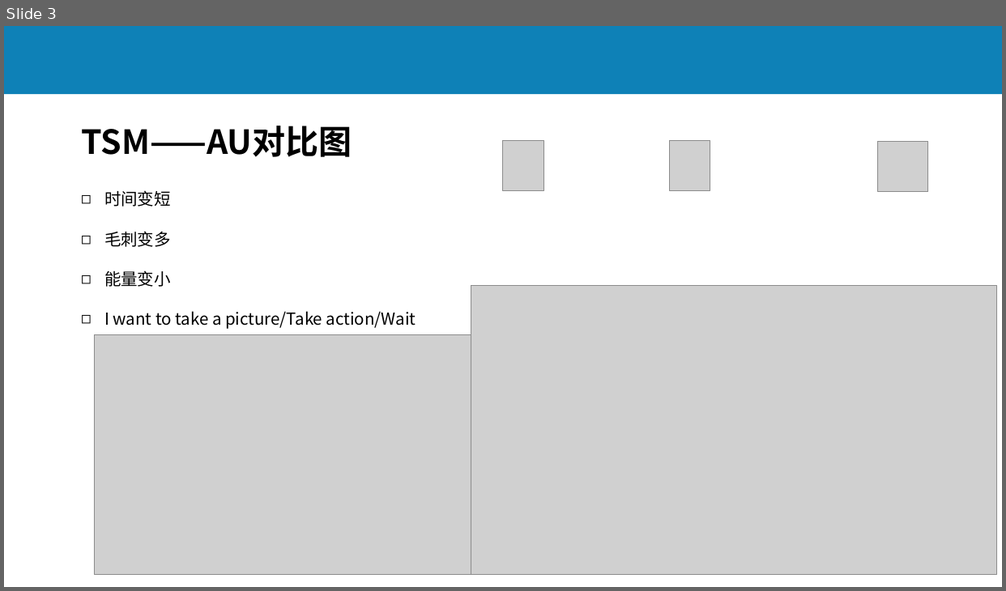
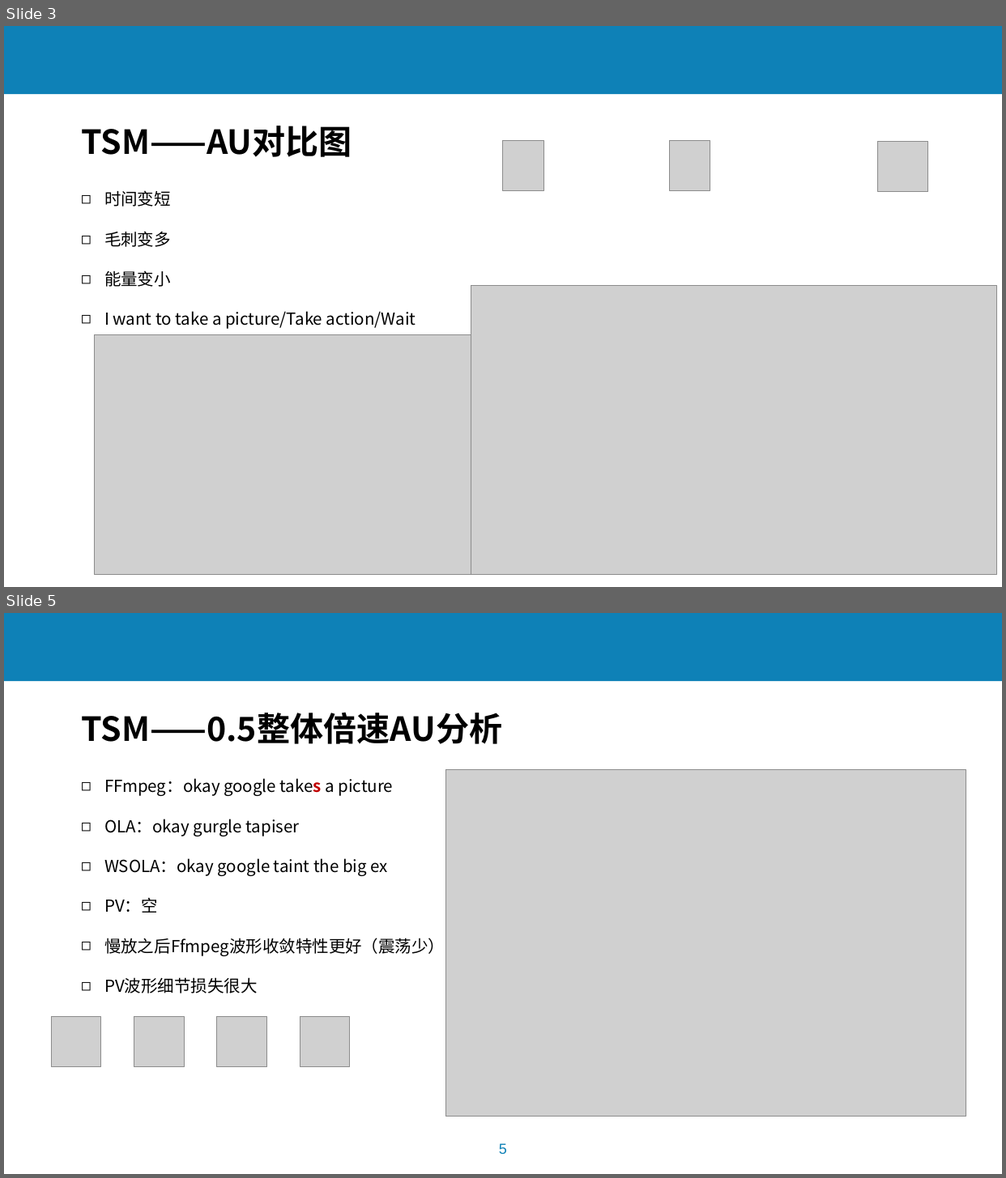
Before and after one commit to lchmoxing/audio_tsm_test, a slide deck: documents/基于音频预处理过程的语音识别系统攻击5.6_brief.pptx. Shown one above the other, each under a label of ours: slide 3 before the commit, slides 3 and 5 after it; the slides between them are not shown. The pictures are 1006x591 and 1006x1178 pixels, drawn with LibreOffice and Linux fonts; fonts in the diff are those of the drawing; grey boxes stand for pictures; background and template pictures are left out. Boxes give left, top, right and bottom in pixels: in the first picture for what was removed or moved away, otherwise in the second. Text is boxed around its words. In the diff, an @@ line names an element or a change of style, - is before the commit and + after.

```diff
--- a/documents/基于音频预处理过程的语音识别系统攻击5.6_brief.pptx
+++ b/documents/基于音频预处理过程的语音识别系统攻击5.6_brief.pptx
@@ slide 5 added at [4, 613, 1002, 1174], background #FFFFFF; not listed: 2 template elements that a slide beside it also shows @@
@@ text added at [81, 712, 502, 744], 32 pt, text #000000, bold @@
+TSM——0.5整体倍速AU分析
@@ text added at [104, 778, 445, 994], 16 pt, text #000000 @@
+◻ FFmpeg：okay google takes a picture
+◻ OLA：okay gurgle tapiser
+◻ WSOLA：okay google taint the big ex
+◻ PV：空
+◻ 慢放之后Ffmpeg波形收敛特性更好（震荡少）
+◻ PV波形细节损失很大
@@ picture added at [445, 769, 966, 1117] @@
@@ picture added at [51, 1017, 101, 1067] @@
@@ picture added at [134, 1017, 185, 1067] @@
@@ picture added at [216, 1017, 266, 1067] @@
@@ picture added at [300, 1017, 350, 1067] @@
```
Also in this commit, not shown: 7 other slides added, 25 other files.
